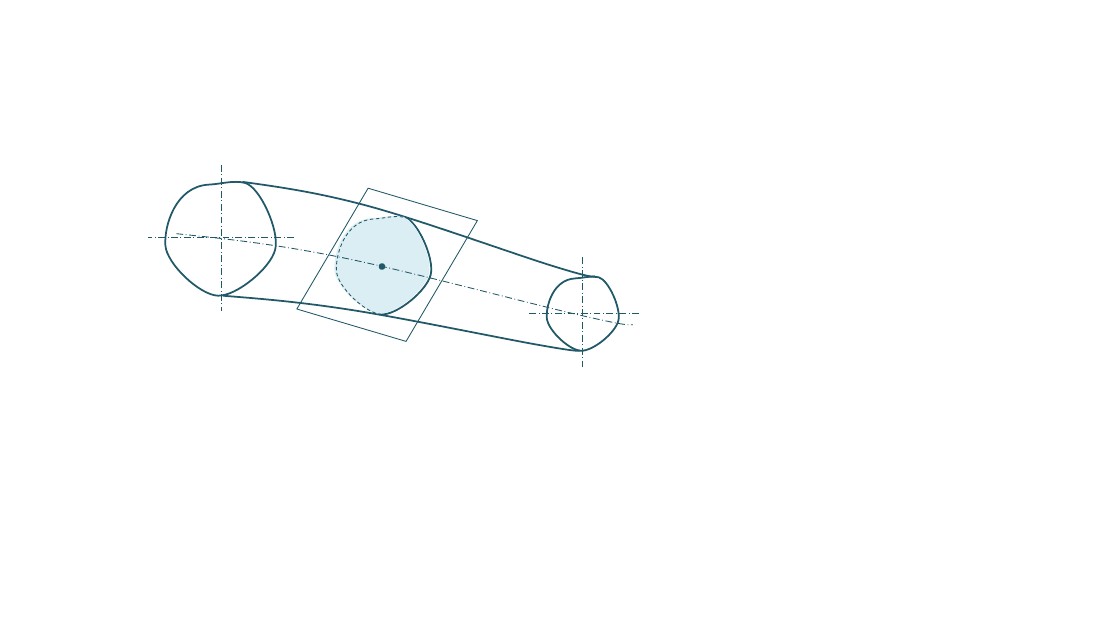
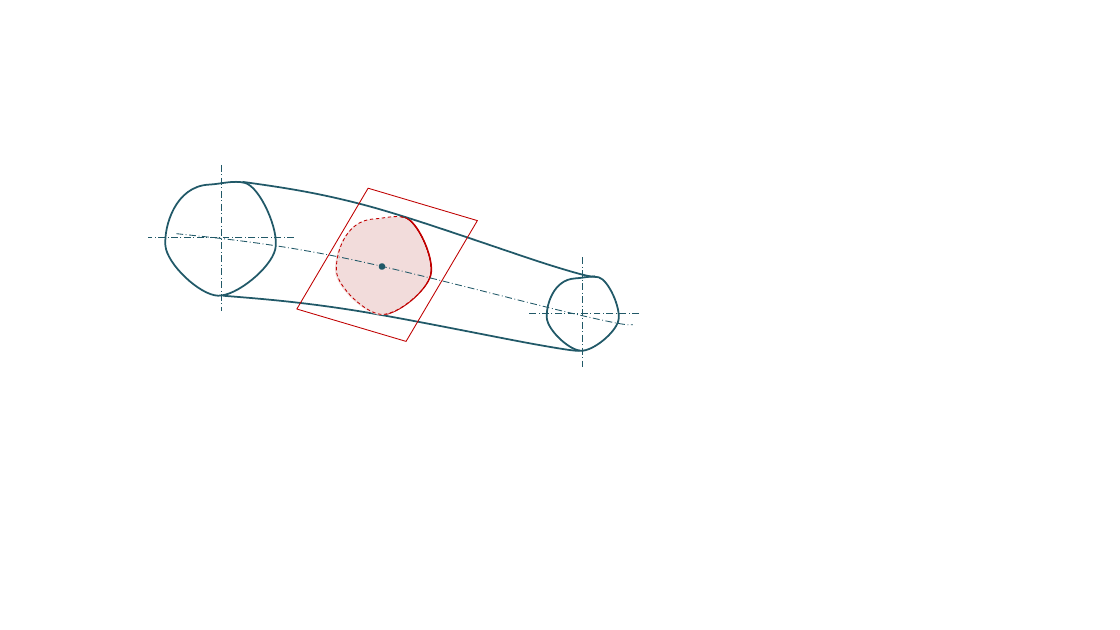
Before and after one commit to xpessoles/08_Etude_Deformation_Produits_Analyser_Modeliser_Resoudre, a slide deck: slide 3 of 01_ModelisationPiecesDeformables/Fiche/images/Figures.pptx. Drawn at 1120x630 pixels with LibreOffice and Linux fonts; fonts in the diff are those of the drawing; background and template pictures are left out. Boxes give left, top, right and bottom in pixels: in the first picture for what was removed or moved away, otherwise in the second. Text is boxed around its words. In the diff, an @@ line names an element or a change of style, - is before the commit and + after.

```diff
--- a/01_ModelisationPiecesDeformables/Fiche/images/Figures.pptx
+++ b/01_ModelisationPiecesDeformables/Fiche/images/Figures.pptx
@@ parallelogram at (297, 178, 478, 351): outline #215968 0.75 pt to #C00000 0.75 pt @@
@@ freeform shape at (335, 217, 430, 315): fill #DBEEF4 to #F2DCDB; outline redrawn @@
@@ freeform shape at (336, 217, 431, 315): outline #215968 1.5 pt to #C00000 1.5 pt @@
@@ freeform shape at (336, 217, 431, 315): outline #215968 0.75 pt dashed to #C00000 0.75 pt dashed @@
```
Also in this commit, not shown: 1 other slide changed, 5 other files.
